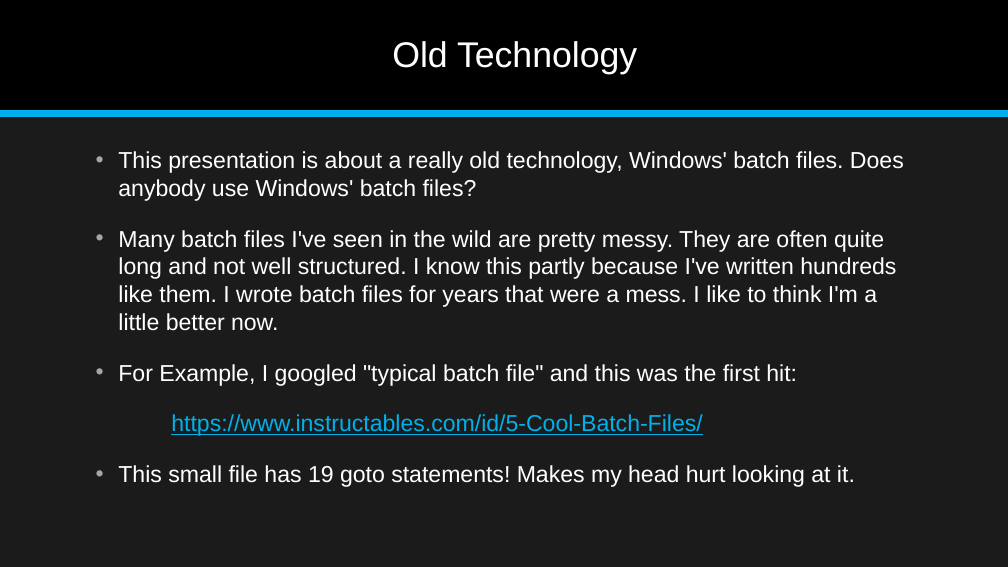
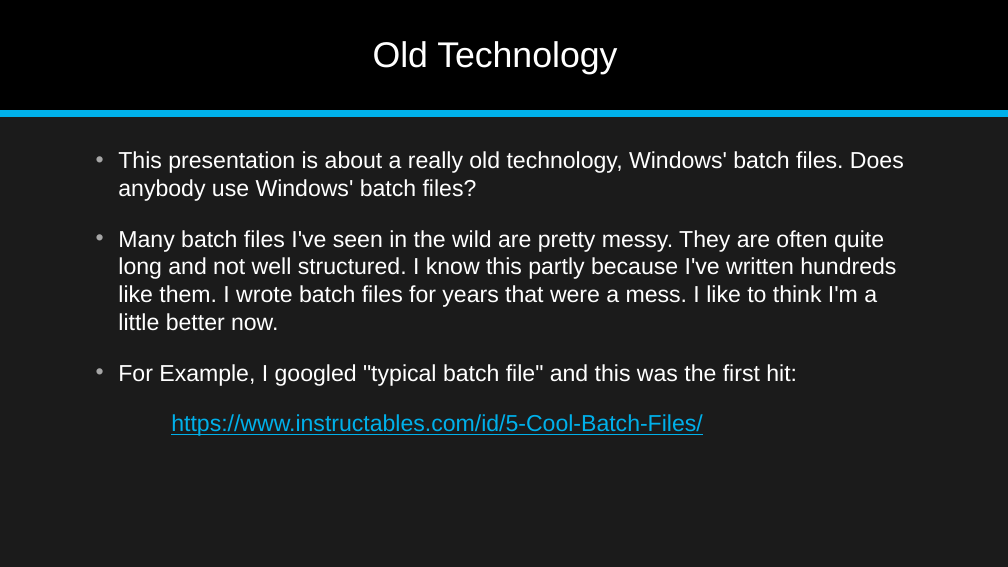
Before and after one commit to jonathan-r-jones/Composable-Batch-Files, a slide deck: slide 2 of Composable Batch File Helper.pptx. Drawn at 1008x567 pixels with LibreOffice and Linux fonts; fonts in the diff are those of the drawing. Boxes give left, top, right and bottom in pixels: in the first picture for what was removed or moved away, otherwise in the second. Text is boxed around its words. In the diff, an @@ line names an element or a change of style, - is before the commit and + after.

```diff
--- a/Composable Batch File Helper.pptx
+++ b/Composable Batch File Helper.pptx
@@ title "Old Technology" moved from (x1=392, y1=41, x2=637, y2=74) to (x1=373, y1=41, x2=617, y2=74) @@
@@ text at (x1=118, y1=465, x2=855, y2=487): paragraph removed @@
-• This small file has 19 goto statements! Makes my head hurt looking at it.
```
Also in this commit, not shown: 4 slides added, 1 slide removed, 2 other files.
